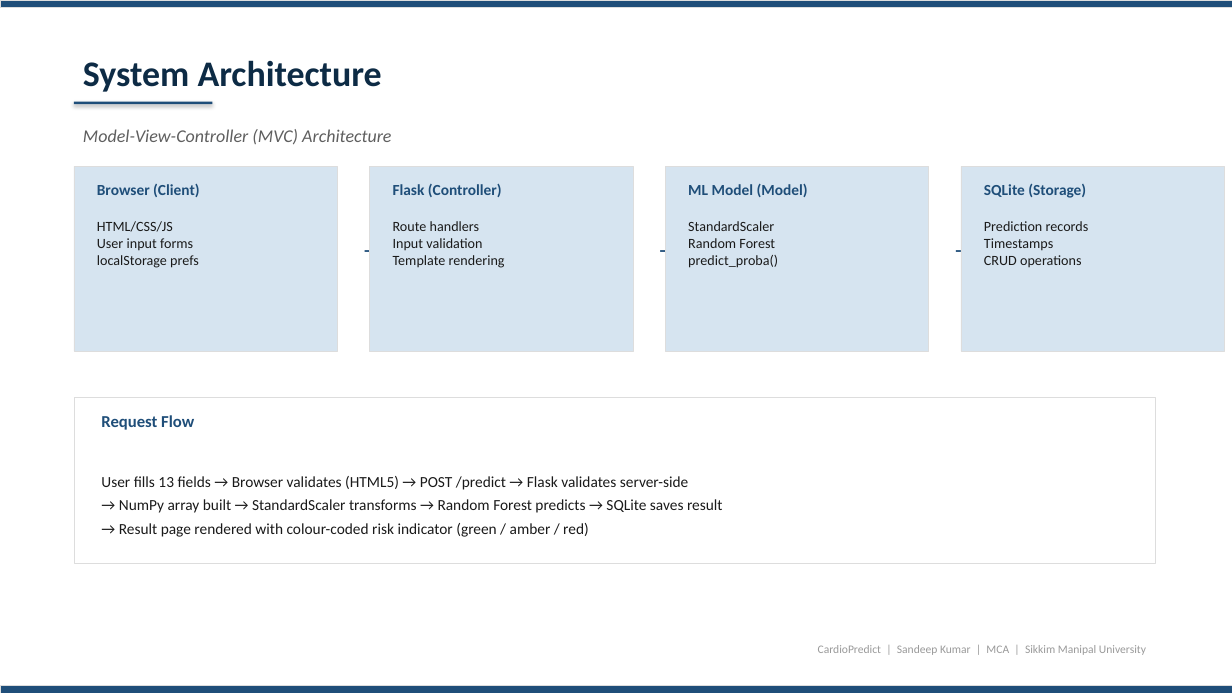
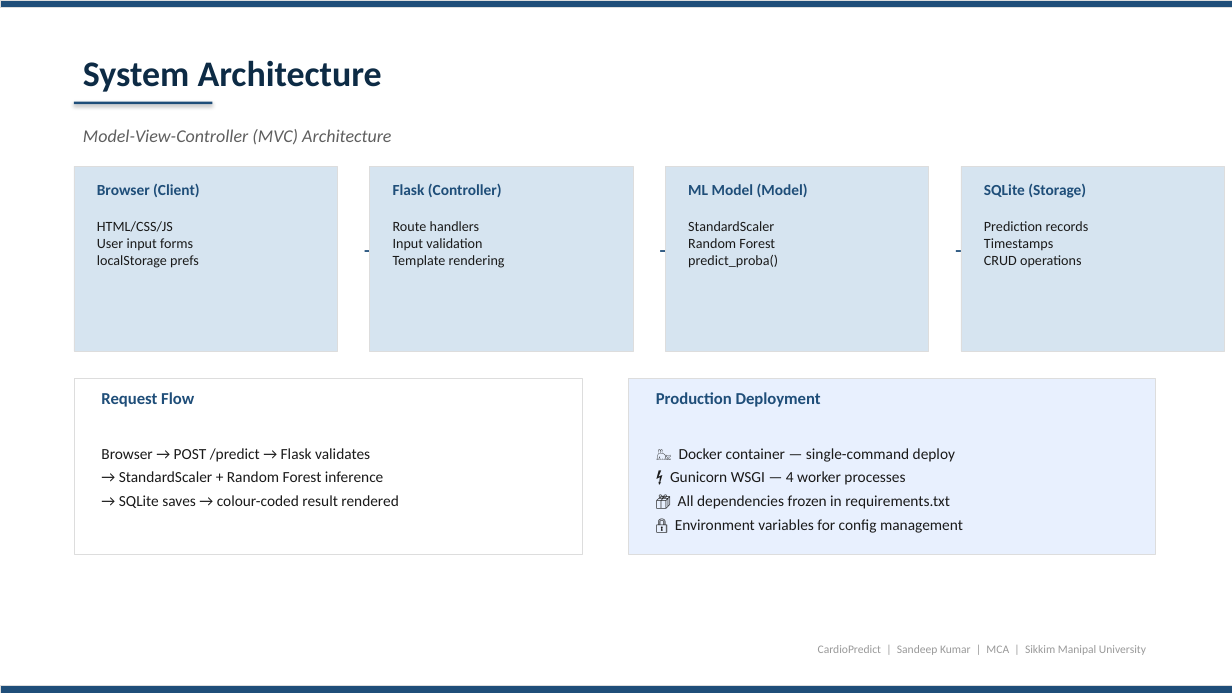
Before and after one commit to sandeeep-kr/HeartDiseaseProject, a slide deck: slide 11 of CardioPredict_Presentation.pptx. Drawn at 1232x693 pixels with LibreOffice and Linux fonts; fonts in the diff are those of the drawing. Boxes give left, top, right and bottom in pixels: in the first picture for what was removed or moved away, otherwise in the second. Text is boxed around its words. In the diff, an @@ line names an element or a change of style, - is before the commit and + after.

Commit message:
Defense-ready PPT: 80% baseline, GridSearchCV, high-contrast CM, Docker callout, Security highlight

```diff
--- a/CardioPredict_Presentation.pptx
+++ b/CardioPredict_Presentation.pptx
@@ rectangle: place and size @@
-rectangle at <box>74,397,1155,564</box>
+rectangle at <box>74,379,582,555</box>
@@ text "Request Flow": place and size @@
-text "Request Flow" at <box>101,415,194,430</box>
+text "Request Flow" at <box>101,392,194,407</box>
@@ rectangle added at <box>628,379,1155,555</box>, fill #E8F0FE, outline #DDDDDD 0.5 pt @@
@@ text added at <box>656,392,821,407</box>, 13 pt, text #1F4E79, bold @@
+Production Deployment
@@ text at <box>101,448,398,508</box>: text changed @@
-User fills 13 fields → Browser validates (HTML5) → POST /predict → Flask validates server-side
-→ NumPy array built → StandardScaler transforms → Random Forest predicts → SQLite saves result
-→ Result page rendered with colour-coded risk indicator (green / amber / red)
+Browser → POST /predict → Flask validates
+→ StandardScaler + Random Forest inference
+→ SQLite saves → colour-coded result rendered
@@ text added at <box>670,448,963,533</box>, 12 pt, text #1A1A1A @@
+🐳 Docker container — single-command deploy
+⚡ Gunicorn WSGI — 4 worker processes
+📦 All dependencies frozen in requirements.txt
+🔒 Environment variables for config management
```
Also in this commit, not shown: 4 other slides changed.
